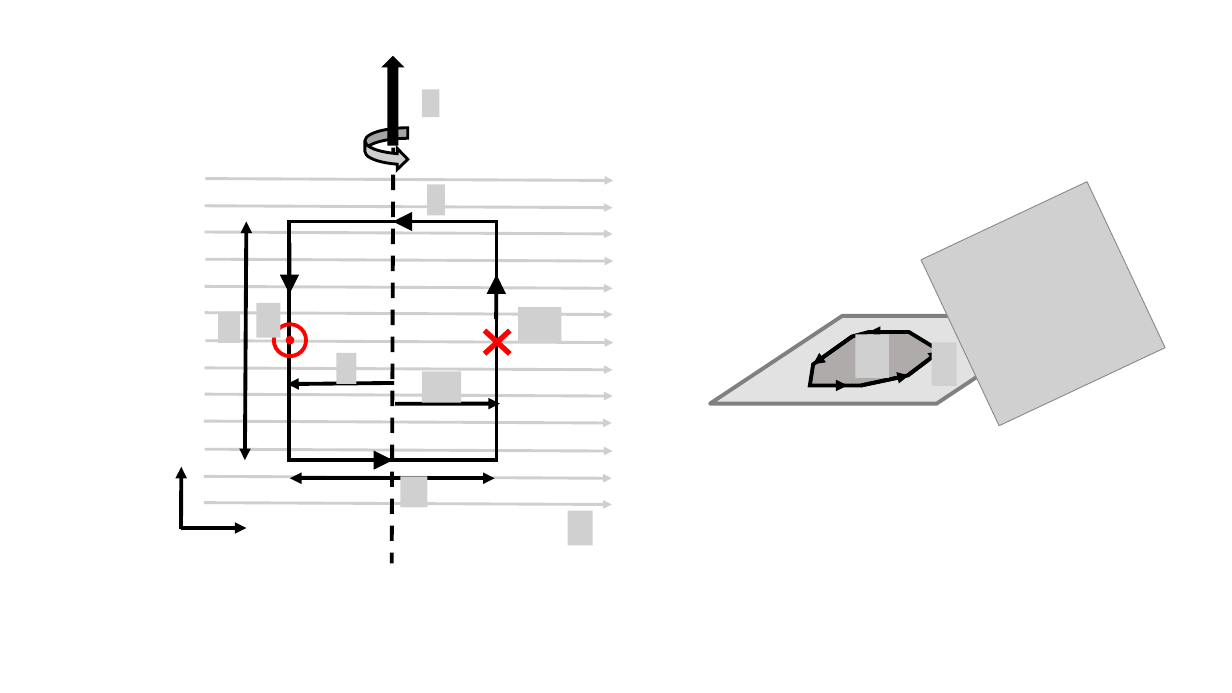
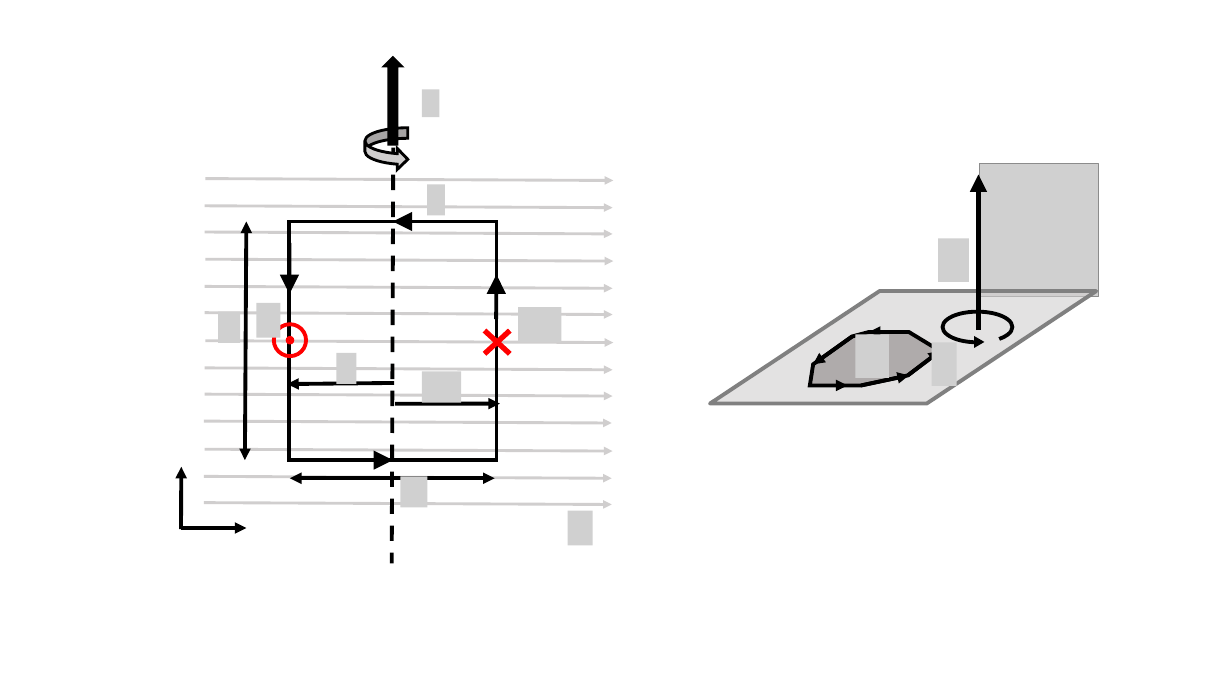
Before and after one commit to OSTP/PhysicsArtofModelling, a slide deck: slide 5 of tex/figures/MagneticForce/Figures.pptx. Drawn at 1232x693 pixels with LibreOffice and Linux fonts; fonts in the diff are those of the drawing; grey boxes stand for pictures; background and template pictures are left out. Boxes give left, top, right and bottom in pixels: in the first picture for what was removed or moved away, otherwise in the second. Text is boxed around its words. In the diff, an @@ line names an element or a change of style, - is before the commit and + after.

```diff
--- a/tex/figures/MagneticForce/Figures.pptx
+++ b/tex/figures/MagneticForce/Figures.pptx
@@ arrow added from (979, 330) to (979, 175), #000000 4.5 pt @@
@@ picture added at bbox=[980, 164, 1099, 297] @@
@@ picture removed at bbox=[922, 181, 1166, 426] @@
@@ picture added at bbox=[938, 238, 969, 282] @@
@@ picture removed at bbox=[982, 238, 1013, 282] @@
@@ parallelogram: place and size @@
-parallelogram at bbox=[710, 316, 1068, 404]
+parallelogram at bbox=[710, 291, 1096, 404]
@@ arc (boxed as its full ellipse) added at bbox=[943, 311, 1013, 342], outline #000000 3 pt @@
@@ triangle added at bbox=[976, 340, 981, 345], outline #000000 3 pt @@
```
Also in this commit, not shown: 1 other slide changed, 6 slides added, 11 other files.
